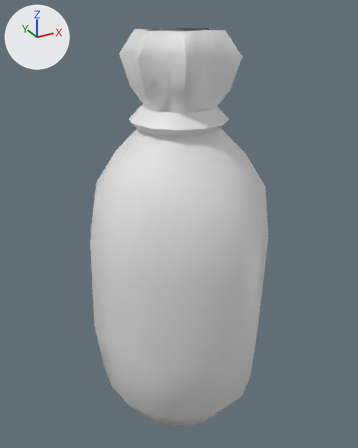
Before and after pictures for a commit that changed the FBX model AssetSources/export/galleass_scatter_bag_falconet.fbx.
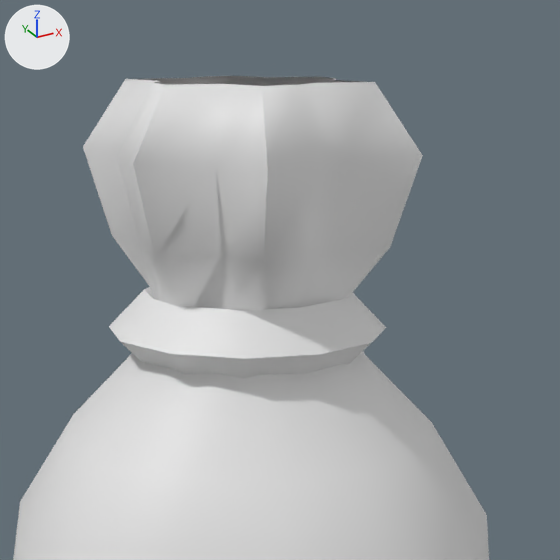
The first picture shows the older version from a camera (50 mm lens) standing at (-0.0633, -0.1152, 0.1252) and looking at (0.0012, 0.002, 0.0666). The close-ups show the older and then the newer version on the part from 25% to 82% of the width and 0% to 45% of the height of that picture. Only the edits that show in the close-ups are written down. The lights are fixed; the arrows at upper left show +X, +Y and +Z. Objects named as collision shapes, trigger or cutter boxes, shadow casters or lower levels of detail are left out.

The first close-up shows 'galleass_scatter_bag_falconet'.
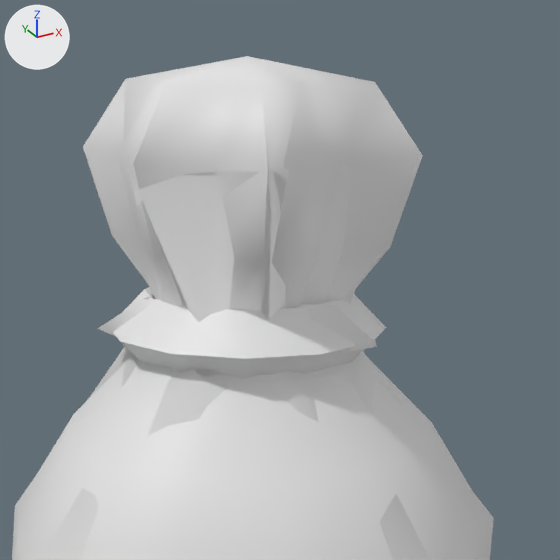
The change, as a diff of the scene's bpy script:
```diff
--- a/AssetSources/export/galleass_scatter_bag_falconet.fbx.py
+++ b/AssetSources/export/galleass_scatter_bag_falconet.fbx.py
@@ me_galleass_scatter_bag_falconet_lod1_001 @@
+me_galleass_scatter_bag_falconet_lod1_001.from_pydata(...)  # 85 vertices, 160 faces; spans x -0.025..0.0283, y -0.0276..0.0255, z 0.0..0.122
+# faces by material slot: [28, 132]
+me_galleass_scatter_bag_falconet_lod1_001.materials.append(mat_galleass_rope)  # white #e7e7e7
+me_galleass_scatter_bag_falconet_lod1_001.materials.append(mat_galleass_sack)  # white #e7e7e7
@@ ob_galleass_scatter_bag_falconet_lod1 @@
+ob_galleass_scatter_bag_falconet_lod1 = bpy.data.objects.new('galleass_scatter_bag_falconet_lod1', me_galleass_scatter_bag_falconet_lod1_001)
+ob_galleass_scatter_bag_falconet_lod1.location = (0.0, 0.0, 0.0)
```

What differs and where, as boxes [x1, y1, x2, y2] in the close-ups (560 x 560 px):
'galleass_scatter_bag_falconet_lod1', added
    after: [12, 56, 494, 560]
    faces in mat_galleass_sack (white #e7e7e7): [12, 56, 494, 560]
    faces in mat_galleass_rope (white #e7e7e7): [98, 295, 377, 376]
